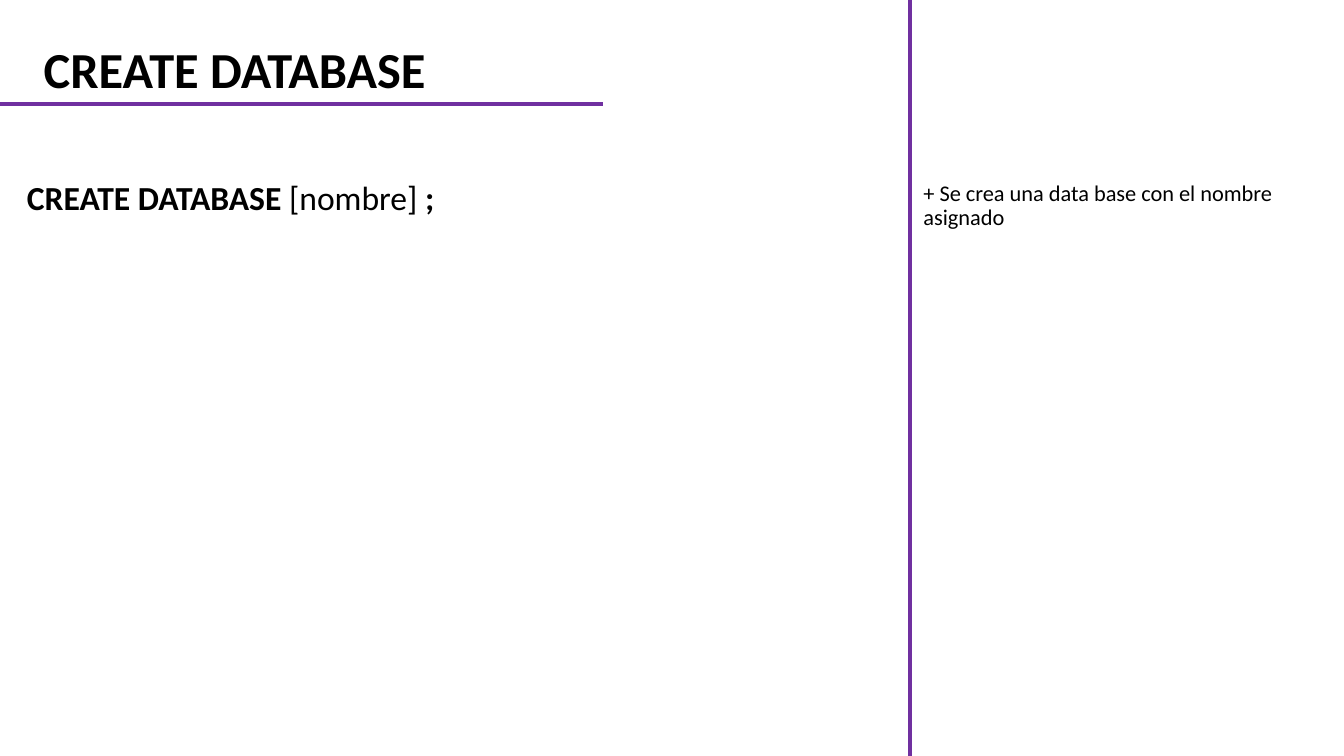
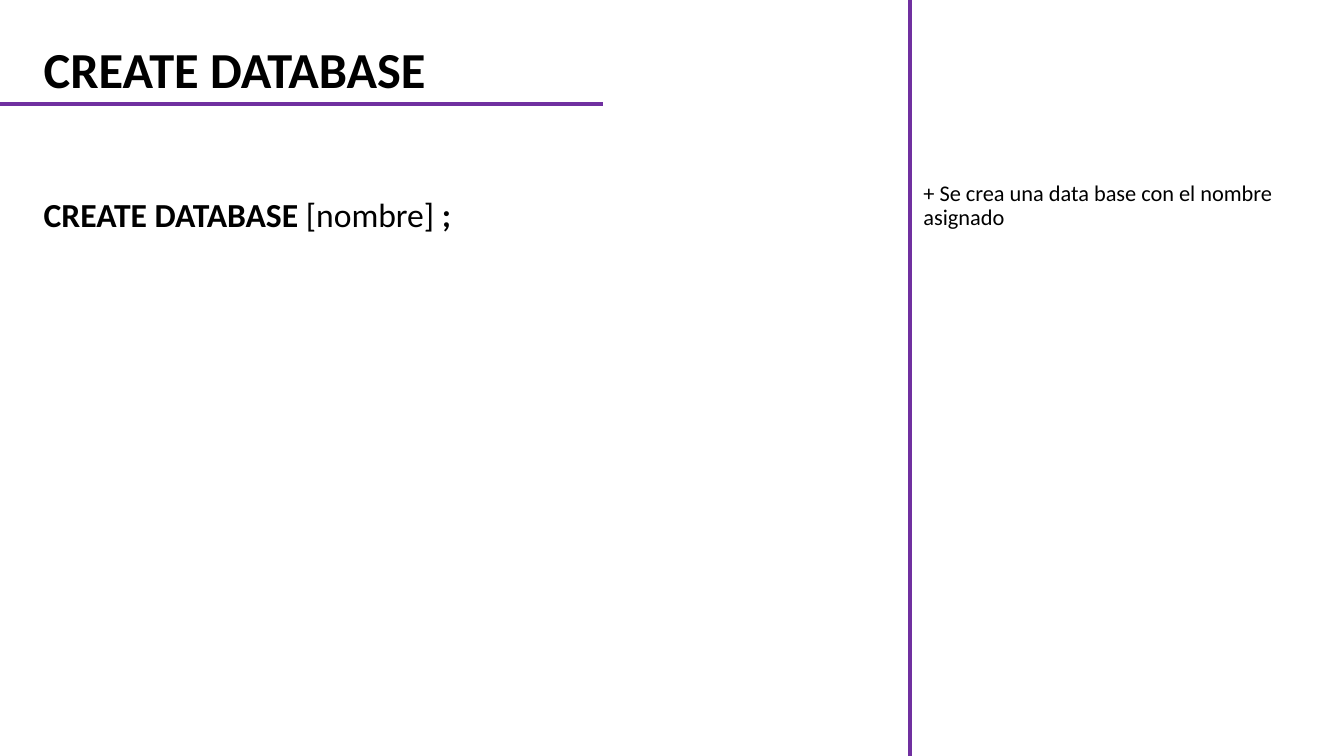
Before and after one commit to CarlosCamposs/Curso-AABD_SQL, a slide deck: slide 2 of Curso AABD-SQL (Notas).pptx. Drawn at 1344x756 pixels with LibreOffice and Linux fonts; fonts in the diff are those of the drawing. Boxes give left, top, right and bottom in pixels: in the first picture for what was removed or moved away, otherwise in the second. Text is boxed around its words. In the diff, an @@ line names an element or a change of style, - is before the commit and + after.

```diff
--- a/Curso AABD-SQL (Notas).pptx
+++ b/Curso AABD-SQL (Notas).pptx
@@ text "CREATE DATABASE [nombre] ;": place and size @@
-text "CREATE DATABASE [nombre] ;" at (27, 185, 417, 215)
+text "CREATE DATABASE [nombre] ;" at (44, 202, 434, 232)
```
Also in this commit, not shown: 1 other slide changed, 6 slides added.
